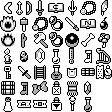
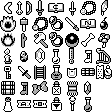
Layered file, before and after one edit (w=112, h=112). Changes by layer:
painted on "merged" over [68,0,77,10]
moved "dagger" above "gold necklace", painted on it over [68,0,77,10]
added group "unused" with 13 layers above "compass 8x16" over [68,0,77,10]
